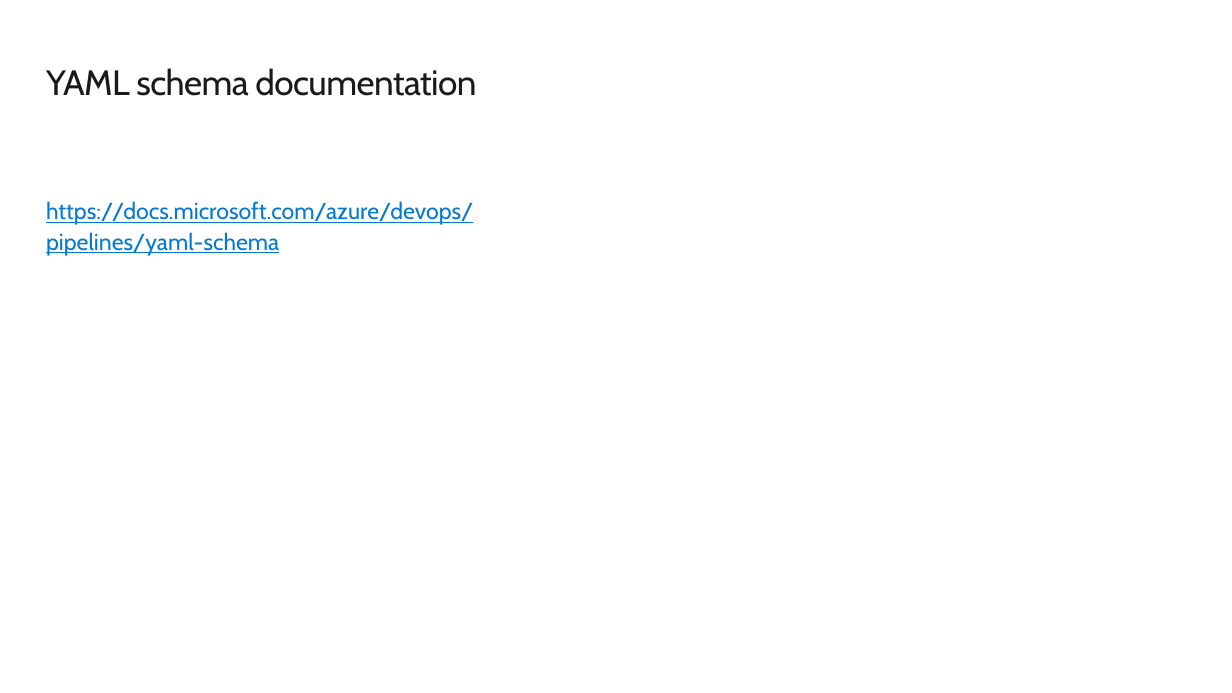
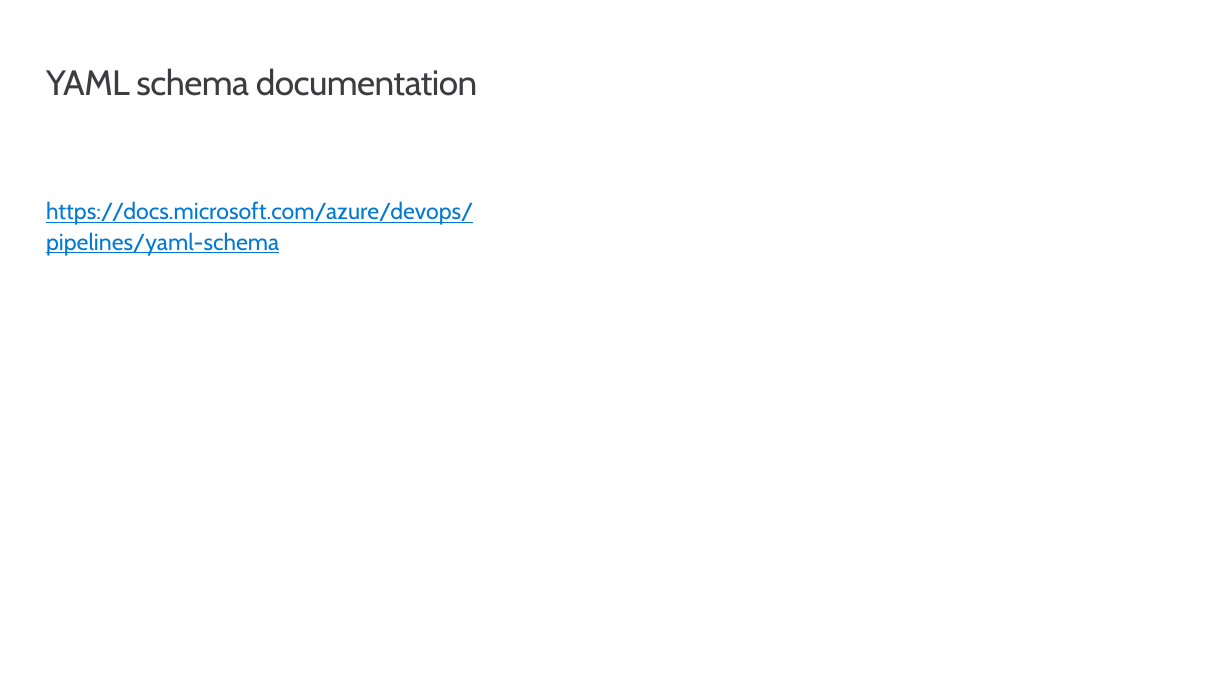
Before and after one commit to msusdev/Azure-pipelines-with-GitHub, a slide deck: slide 72 of Presentations/Introduction to Azure Pipelines/Introduction to Azure Pipelines.pptx (slide 55 before the commit). Drawn at 1232x693 pixels with LibreOffice and Linux fonts; fonts in the diff are those of the drawing; background and template pictures are left out. Boxes give left, top, right and bottom in pixels: in the first picture for what was removed or moved away, otherwise in the second. Text is boxed around its words. In the diff, an @@ line names an element or a change of style, - is before the commit and + after.

```diff
--- a/Presentations/Introduction to Azure Pipelines/Introduction to Azure Pipelines.pptx
+++ b/Presentations/Introduction to Azure Pipelines/Introduction to Azure Pipelines.pptx
@@ title "YAML schema documentation" at bbox=[46, 68, 478, 96]: text colour #1A1A1A to #3C3C41 @@
```
Also in this commit, not shown: 6 other slides changed, 6 slides added.
